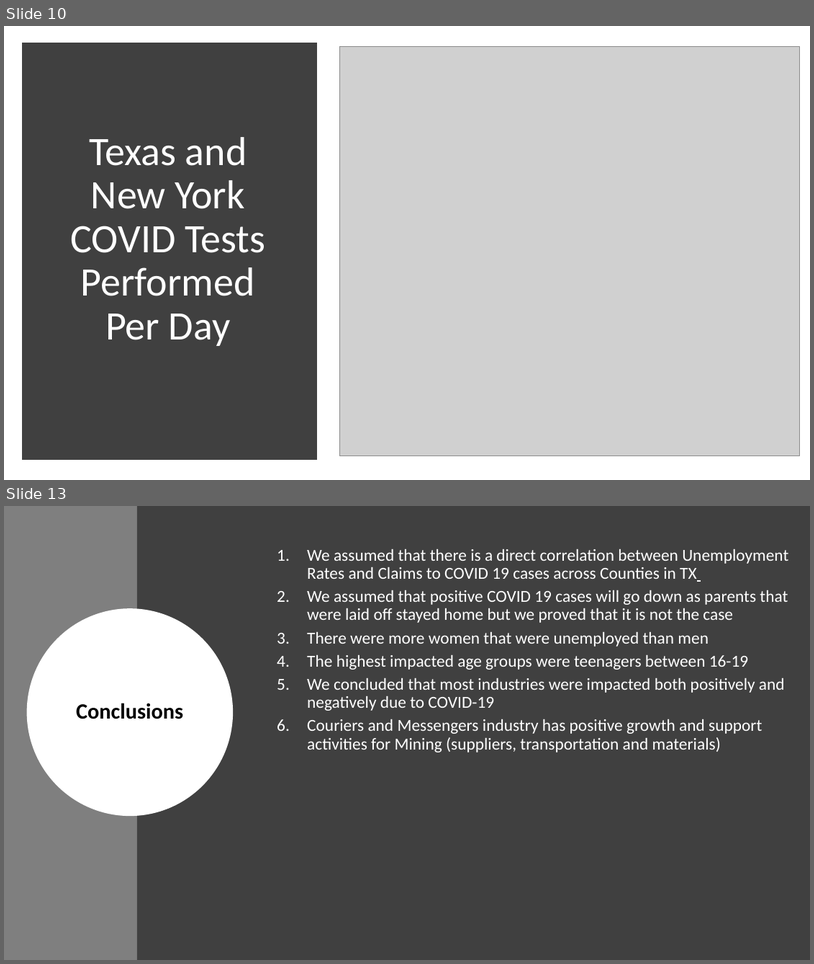
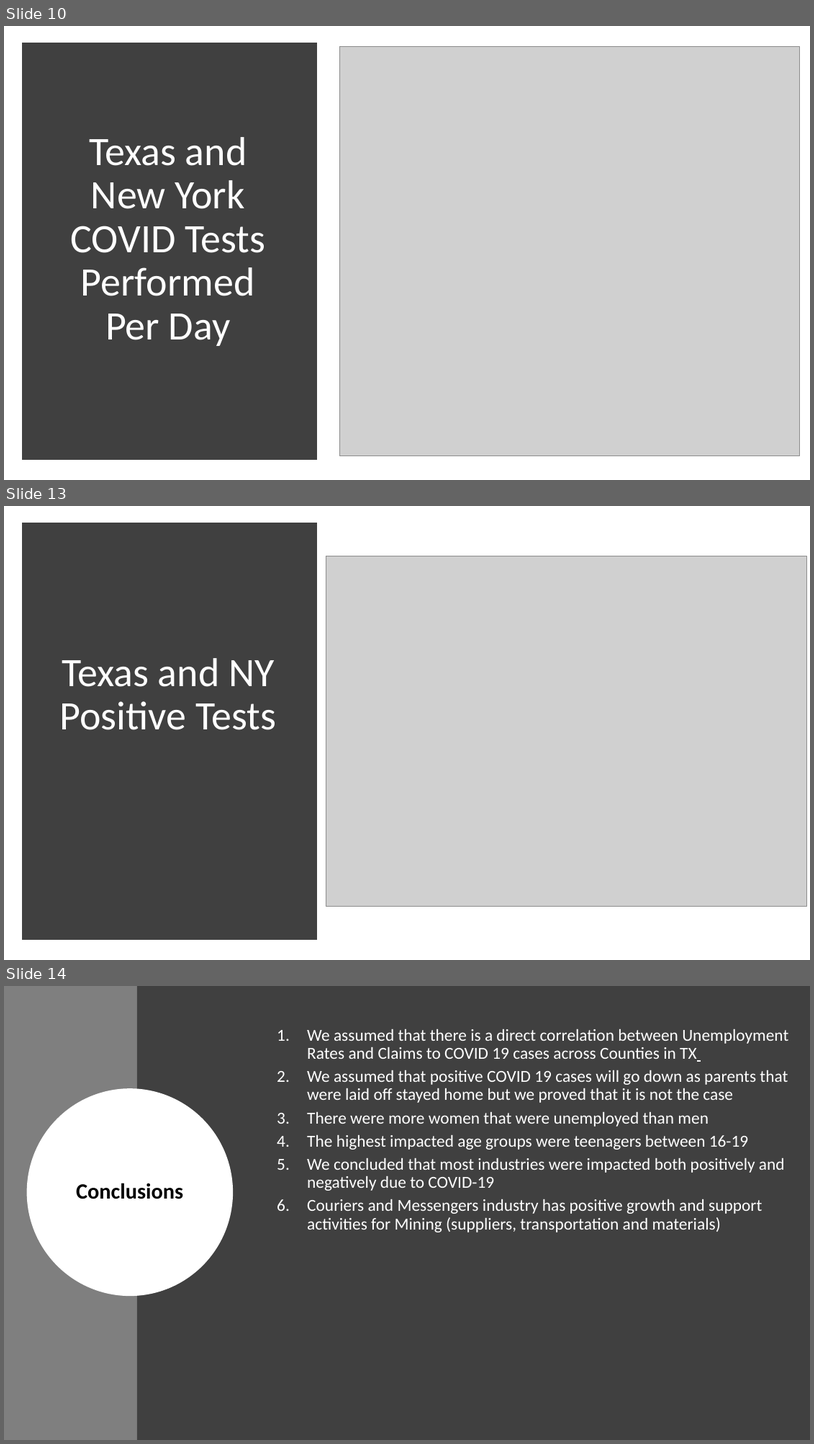
Before and after one commit to tiaortega/Group_4_Project_1, a slide deck: Group 4 Project 1.pptx. Shown one above the other, each under a label of ours: slides 10 and 13 before the commit, slides 10, 13 and 14 after it; the slides between them are not shown. The pictures are 814x964 and 814x1444 pixels, drawn with LibreOffice and Linux fonts; fonts in the diff are those of the drawing; grey boxes stand for pictures. Boxes give left, top, right and bottom in pixels: in the first picture for what was removed or moved away, otherwise in the second. Text is boxed around its words. In the diff, an @@ line names an element or a change of style, - is before the commit and + after.

```diff
--- a/Group 4 Project 1.pptx
+++ b/Group 4 Project 1.pptx
@@ slide 13 added at box(4, 506, 810, 960), background #FFFFFF @@
@@ rectangle added at box(26, 527, 313, 936), fill #404040, outline #404040 10 pt @@
@@ picture added at box(327, 556, 808, 906) @@
@@ text added at box(60, 658, 276, 730), 48 pt, text #FFFFFF @@
+Texas and NY Positive Tests
@@ what was slide 13 is now slide 14 @@
```
Also in this commit, not shown: 2 slides changed.
